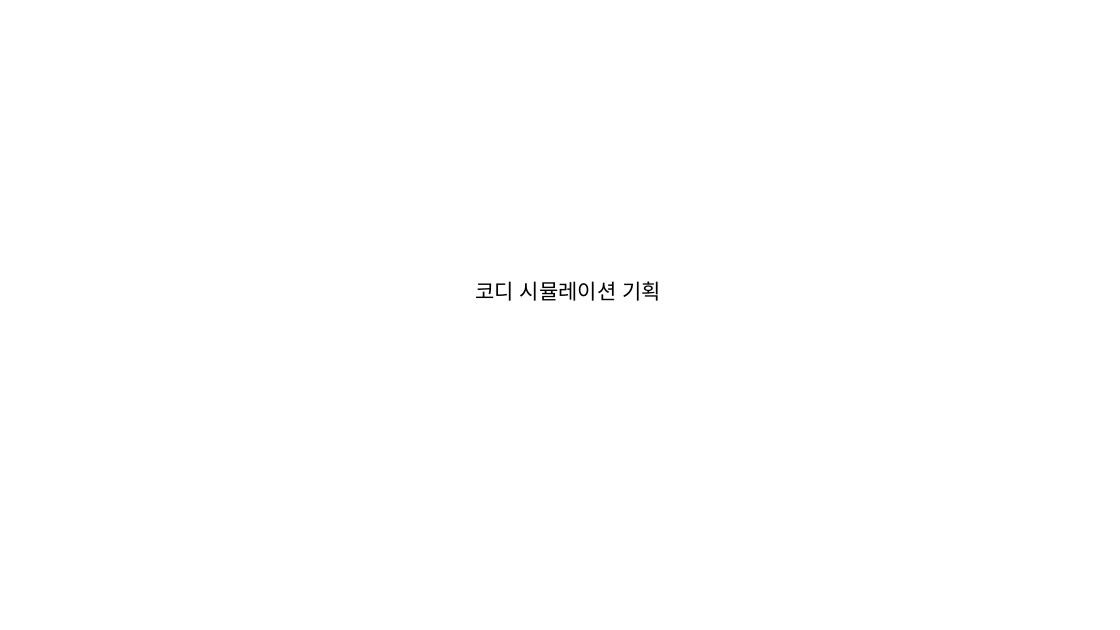
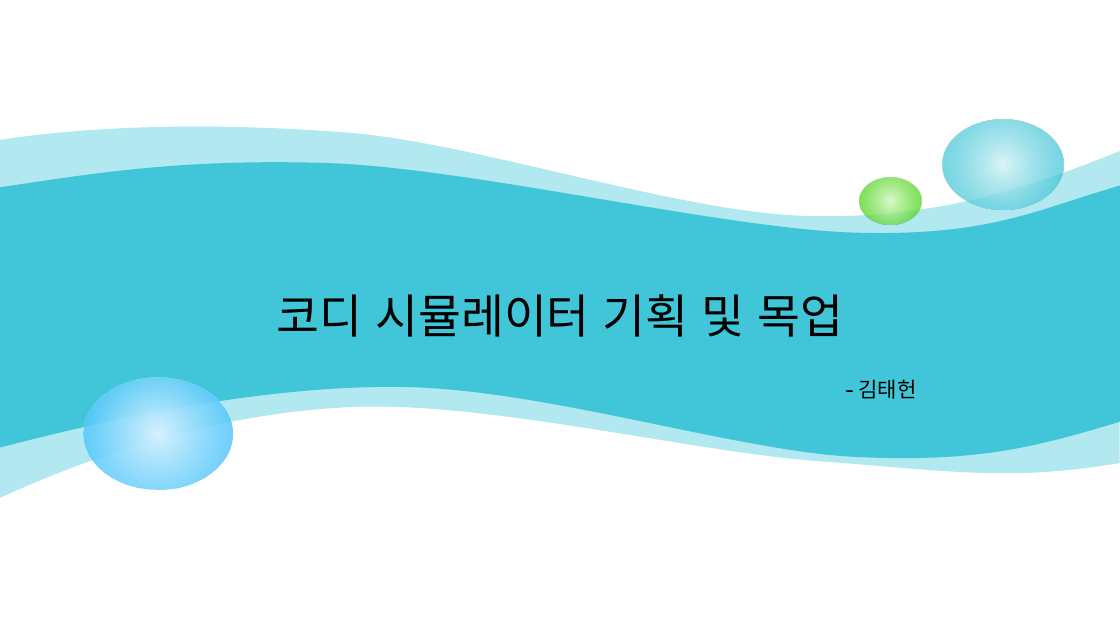
Before and after one commit to satelite54/MyProject, a slide deck: slide 1 of DocumentTrunk/기획/CodySimulator.pptx. Drawn at 1120x630 pixels with LibreOffice and Linux fonts; fonts in the diff are those of the drawing. Boxes give left, top, right and bottom in pixels: in the first picture for what was removed or moved away, otherwise in the second. Text is boxed around its words. In the diff, an @@ line names an element or a change of style, - is before the commit and + after.

```diff
--- a/DocumentTrunk/기획/CodySimulator.pptx
+++ b/DocumentTrunk/기획/CodySimulator.pptx
@@ ellipse added at (944, 119, 1065, 210), fill gradient #D9F4F7 to #40C6D8 @@
@@ freeform shape added at (0, 123, 1120, 498), fill #40C6D8 at 40% opacity @@
@@ freeform shape added at (0, 159, 1120, 463), fill #40C6D8 @@
@@ ellipse added at (860, 177, 923, 224), fill gradient #DAFACD to #4CD416 @@
@@ text at (277, 294, 844, 337): text changed; size 18 to 40 pt; font Noto Sans CJK KR to Cabin @@
-코디 시뮬레이션 기획
+코디 시뮬레이터 기획 및 목업
@@ ellipse added at (84, 378, 233, 490), fill gradient #D6F2FE to #33BDFB @@
@@ text added at (859, 379, 917, 399), 18 pt, text #000000 @@
+- 김태헌
```
Also in this commit, not shown: 3 other slides changed, 4 other files.
